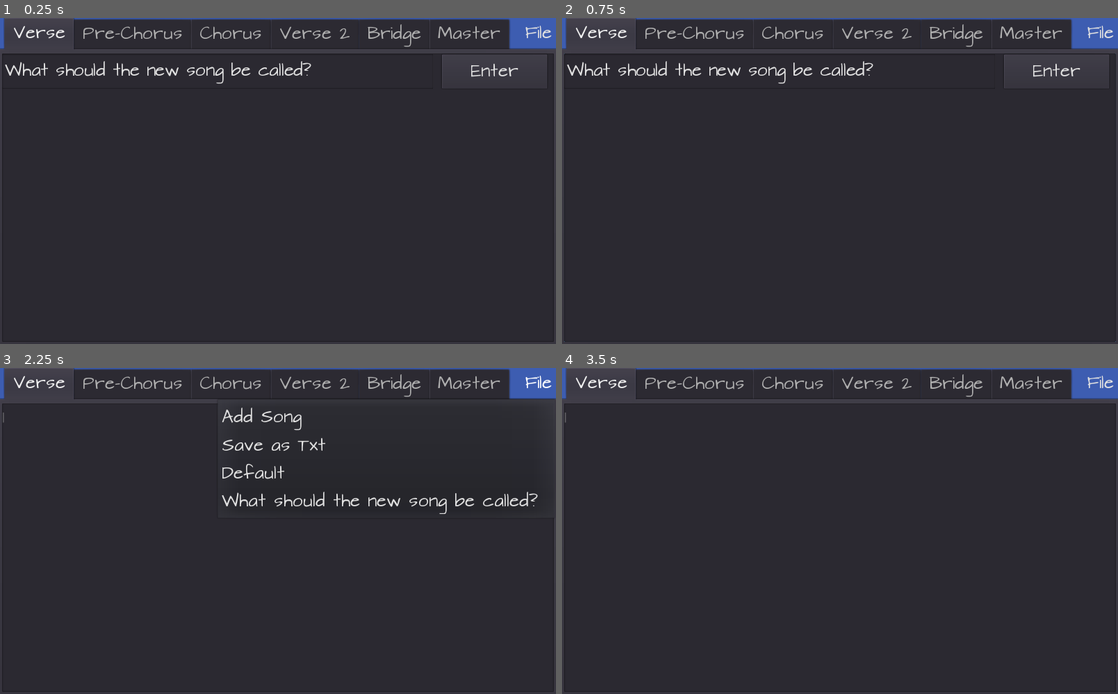
Above: before the commit, frames 1-4 (two rows, left to right).
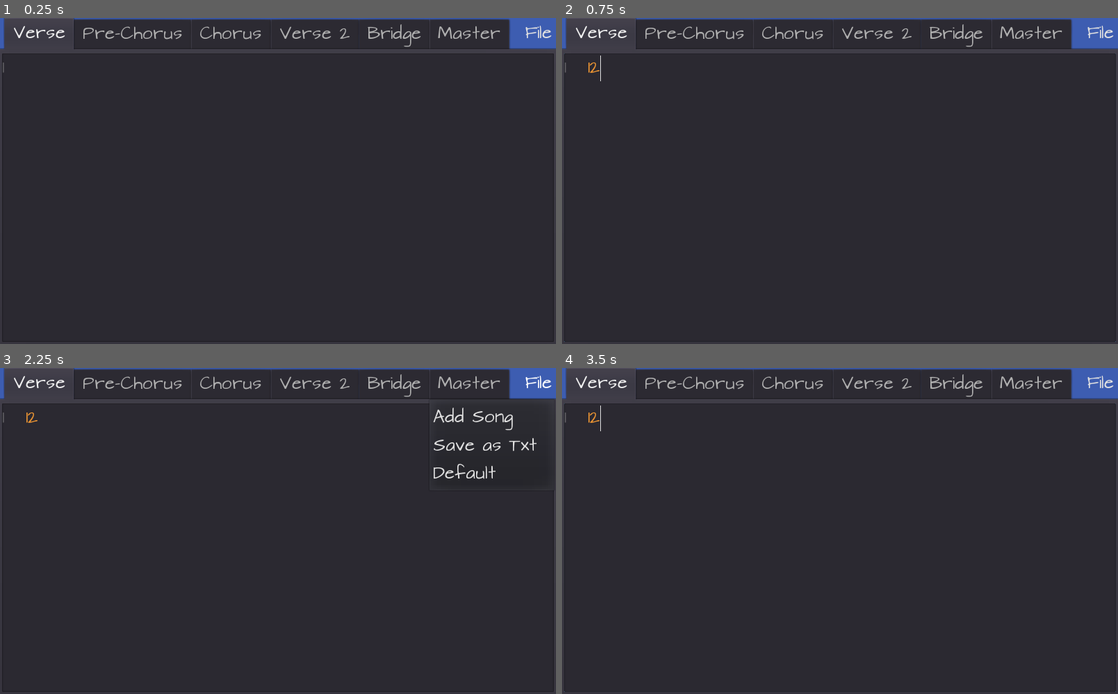
Above: after the commit, the same moments.

Repository: Aether-Interactive-Studios/Songwriter
Game: Godot game, scene res://Scenes/Main.tscn
Two runs of this game, one before a commit and one after it. Both use one fixed random seed, a clock stepped at 60 frames per second and the inputs below.
Inputs (mouse positions are in pixels of both pictures, inside the frame that each line leads up to):
- Up to frame 1 (0.25 s): no input
- Up to frame 2 (0.75 s): click (840, 197) at 0.52 s; type "12" at 0.6 s
- Up to frame 3 (2.25 s): click (494, 420) at 1.25 s, where only the run before the commit has a clickable "Enter"; click "File" at 2 s
- Up to frame 4 (3.5 s): click "File" at 2.75 s

The runs differ from the first frame. In frame 1, 0.8% of the frame differs, in the area x 0-99%, y 11-22%; in frame 2, 0.8%; in frame 3, 1.7%, in the area x 4-97%, y 12-45%; in frame 4, less than 0.1%.

Commit message:
Restructured and reillustrated
Changed file display and file name is now displayed in master.

Diff:
--- a/Scenes/Main.tscn
+++ b/Scenes/Main.tscn
@@ -13,10 +13,12 @@
 }
 
 [node name="ColorRect" type="ColorRect" parent="."]
-margin_left = -2.18188
-margin_top = -0.707092
-margin_right = 1905.82
-margin_bottom = 905.293
+anchor_right = 1.0
+anchor_bottom = 1.0
+margin_left = -2.0
+margin_top = -1.0
+margin_right = 1180.0
+margin_bottom = 362.0
 color = Color( 0.243137, 0.368627, 0.698039, 1 )
 __meta__ = {
 "_edit_use_anchors_": false
@@ -110,48 +112,88 @@
 smooth_scrolling = true
 
 [node name="MenuButton" type="MenuButton" parent="."]
-anchor_right = 0.713
-margin_left = 958.0
-margin_right = 293.888
-margin_bottom = 55.0
+anchor_left = 0.936
+anchor_right = 1.0
+anchor_bottom = 0.092
+margin_left = -0.46405
+margin_bottom = -0.200005
 text = "File"
 __meta__ = {
 "_edit_use_anchors_": false
 }
 
-[node name="LineEdit" type="LineEdit" parent="."]
-anchor_right = 1.0
-anchor_bottom = 1.0
-margin_left = 4.0
-margin_top = 67.0
-margin_right = -226.0
-margin_bottom = -470.0
+[node name="Screen" type="TextEdit" parent="."]
+visible = false
+margin_left = 6.0
+margin_top = 69.0
+margin_right = 1024.0
+margin_bottom = 581.0
+readonly = true
+
+[node name="LineEdit" type="LineEdit" parent="Screen"]
+anchor_right = 1.0
+anchor_bottom = 1.0
+margin_left = 15.0
+margin_top = 79.0
+margin_right = -189.0
+margin_bottom = -357.0
+rect_pivot_offset = Vector2( 335, 31.5 )
+align = 1
+clear_button_enabled = true
+__meta__ = {
+"_edit_use_anchors_": false
+}
+
+[node name="Question" type="LineEdit" parent="Screen"]
+anchor_right = 0.924
+anchor_bottom = 0.144
+margin_left = 3.83191
+margin_top = 4.51366
+margin_right = -1.80011
+margin_bottom = -0.214333
+rect_pivot_offset = Vector2( 335, 31.5 )
 text = "What should the new song be called?"
-__meta__ = {
-"_edit_use_anchors_": false
-}
-
-[node name="Button" type="Button" parent="."]
+editable = false
+__meta__ = {
+"_edit_use_anchors_": false
+}
+
+[node name="Button" type="Button" parent="Screen"]
 anchor_left = 0.796
 anchor_top = 0.125
 anchor_right = 0.984
 anchor_bottom = 0.217
-margin_left = -1.10406
-margin_top = -8.0
-margin_right = 0.383972
-margin_bottom = -0.200012
+margin_left = 37.6719
+margin_top = 15.0
+margin_right = 10.288
+margin_bottom = 45.896
 text = "Enter"
 __meta__ = {
 "_edit_use_anchors_": false
 }
 
+[node name="Cancel" type="Button" parent="Screen"]
+anchor_left = 0.796
+anchor_top = 0.125
+anchor_right = 0.984
+anchor_bottom = 0.217
+margin_left = 141.672
+margin_top = -58.0
+margin_right = -1.71204
+margin_bottom = -47.104
+custom_colors/font_color = Color( 1, 0, 0, 1 )
+text = "X"
+__meta__ = {
+"_edit_use_anchors_": false
+}
+
 [node name="FileDialog" type="FileDialog" parent="."]
 anchor_right = 1.0
 anchor_bottom = 1.0
-margin_left = -2.0
-margin_top = 23.0
-margin_right = -71.0
-margin_bottom = -2.0
+margin_left = 6.0
+margin_top = 4.0
+margin_right = -63.0
+margin_bottom = -21.0
 resizable = true
 access = 2
 current_dir = "/Godot Games/TextEdit"
@@ -166,7 +208,7 @@
 [connection signal="text_changed" from="TabContainer/Bridge" to="." method="_on_Bridge_text_changed"]
 [connection signal="text_changed" from="TabContainer/Master" to="." method="_on_Master_text_changed"]
 [connection signal="pressed" from="MenuButton" to="." method="_on_MenuButton_pressed"]
-[connection signal="focus_entered" from="LineEdit" to="." method="_on_LineEdit_focus_entered"]
-[connection signal="text_entered" from="LineEdit" to="." method="_on_LineEdit_text_entered"]
-[connection signal="pressed" from="Button" to="." method="_on_Button_pressed"]
+[connection signal="text_entered" from="Screen/LineEdit" to="." method="_on_LineEdit_text_entered"]
+[connection signal="pressed" from="Screen/Button" to="." method="_on_Button_pressed"]
+[connection signal="pressed" from="Screen/Cancel" to="." method="_on_Cancel_pressed"]
 [connection signal="file_selected" from="FileDialog" to="." method="_on_FileDialog_file_selected"]
--- a/Scripts/Main.gd
+++ b/Scripts/Main.gd
@@ -9,6 +9,7 @@
 var x
 var cn = ":\n"
 var n2 = "\n\n"
+var item = "Default"
 
 var storage = "user://"
 var space = "\n"
@@ -29,20 +30,24 @@
 #func loadsaves():
 #	x
 
-func addnewfile():
-	$LineEdit.visible = true
+func make_file_dialog_visible():
+	$Screen.visible = true
+	$Screen/LineEdit.grab_focus()
+
+
 
 
 func _on_item_pressed(id):
-	var item = $MenuButton.get_popup().get_item_text(id)
+	item = $MenuButton.get_popup().get_item_text(id)
 	if item == "Save as Txt":
 		$FileDialog.popup()
 	elif item == "Add Song":
-		$LineEdit.text = "What should the new song be called?"
-		$Button.visible = true
-		addnewfile()
+
+
+		make_file_dialog_visible()
 	else:
 		location = storage + item + ".json"
+
 
 
 	newfile()
@@ -153,6 +158,7 @@
 
 
 	$"TabContainer/Master".text = (
+		item + "\n" +
 		verse + cn + data[verse] + n2 +
 		prechorus + cn + data[prechorus] + n2 +
 		chorus + cn + data[chorus] + n2 +
@@ -194,7 +200,7 @@
 
 
 func _on_LineEdit_focus_entered():
-	$LineEdit.text = ""
+
 	pass # Replace with function body.
 
 
@@ -210,8 +216,10 @@
 	file.seek_end(-1)
 	file.store_string(toJson)
 	newfile()
-	$LineEdit.visible = false
-	$Button.visible = false
+
+	$Screen.visible = false
+
+
 	pass # Replace with function body.
 
 
@@ -226,11 +234,11 @@
 
 
 func _on_Button_pressed():
-	$Button.visible = true
-	_on_LineEdit_text_entered($LineEdit.text)
+
+	_on_LineEdit_text_entered($Screen/LineEdit.text)
 	print("$LineEdit.text")
-	$Button.visible = false
-	$LineEdit.visible = false
+	$Screen.visible = false
+
 	pass # Replace with function body.
 
 
@@ -243,3 +251,9 @@
 	txt.open(path+".txt", File.WRITE )
 	txt.store_string($"TabContainer/Master".text)
 	pass # Replace with function body.
+
+
+
+func _on_Cancel_pressed():
+	$Screen.visible = false
+	pass # Replace with function body.
Not shown, changed: Builds/Win/Songwriter.pck
